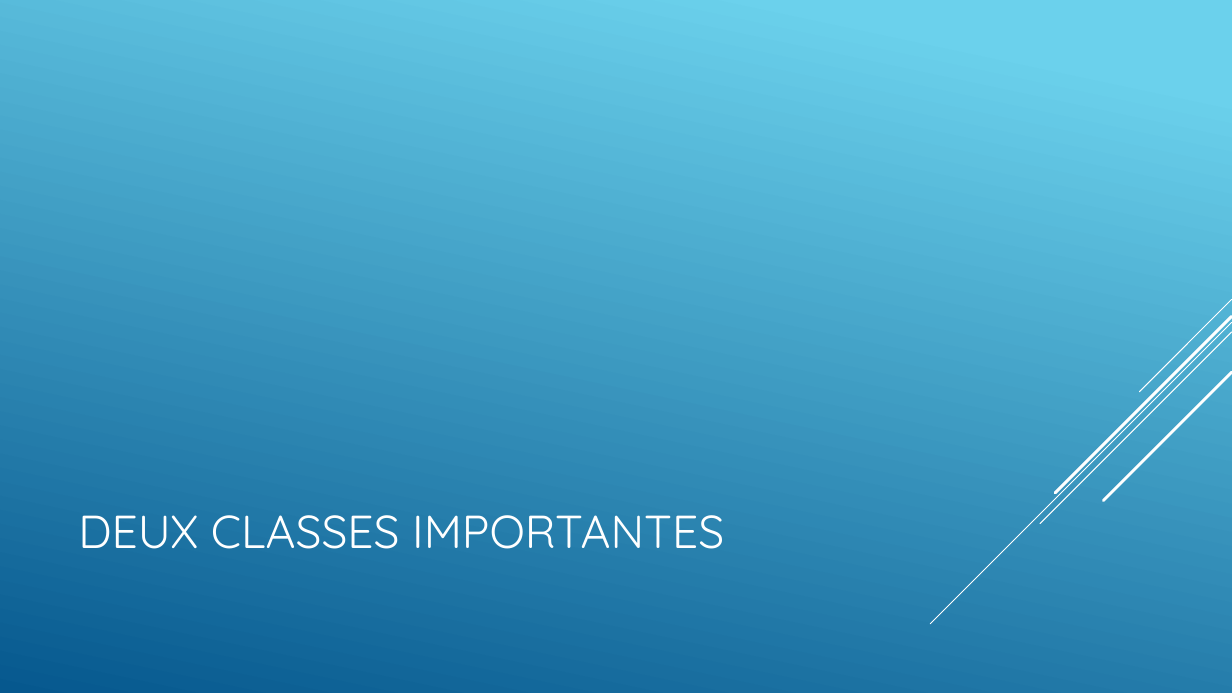
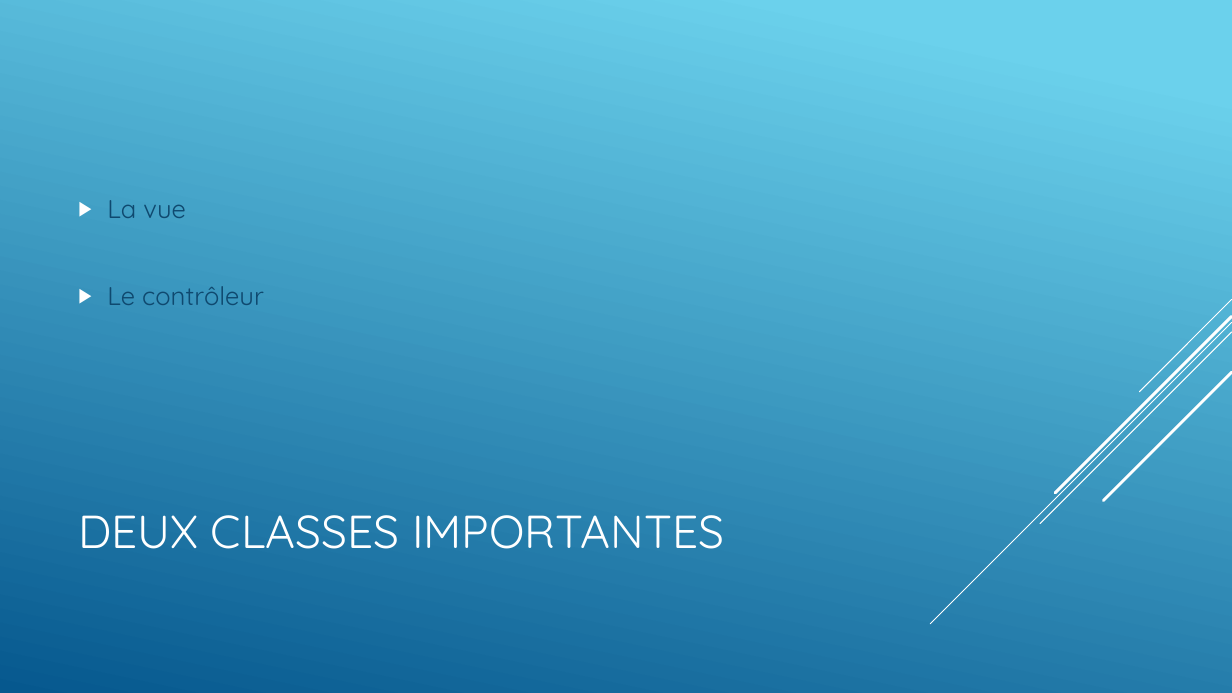
Before and after one commit to Crazy-Tacos/Une-histoire-de-tacos-Part1, a slide deck: slide 8 of Panique au centre commercial.pptx. Drawn at 1232x693 pixels with LibreOffice and Linux fonts; fonts in the diff are those of the drawing. Boxes give left, top, right and bottom in pixels: in the first picture for what was removed or moved away, otherwise in the second. Text is boxed around its words. In the diff, an @@ line names an element or a change of style, - is before the commit and + after.

```diff
--- a/Panique au centre commercial.pptx
+++ b/Panique au centre commercial.pptx
@@ text added at [107, 200, 264, 305], 20 pt, text #0F496F @@
+▶ La vue
+▶ Le contrôleur
```
Also in this commit, not shown: 5 other slides changed, 3 slides added, 2 slides removed, 2 other files.
